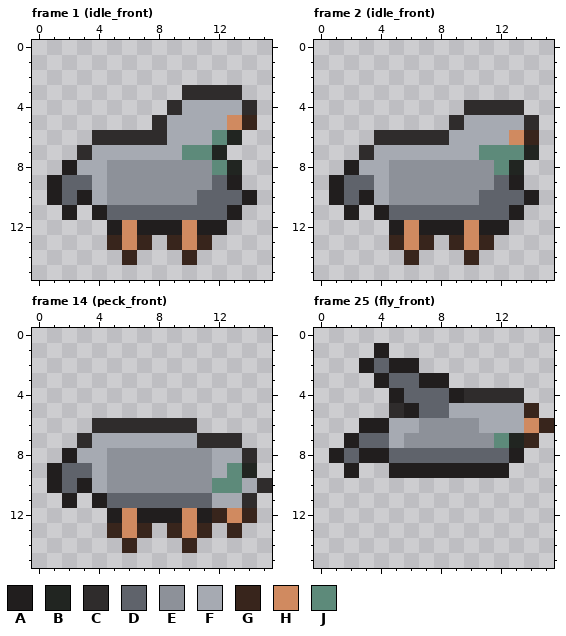
Two states of a pixel-art file, assets/sprites/aseprite/pigeon.aseprite. Above: the version before the commit.
16x16 pixels, 36 frames. Colours within 5 levels of each other are drawn and written as one. Shown: frame 1 (idle_front), frame 2 (idle_front), frame 14 (peck_front), frame 25 (fly_front). The commit also changed other frames, which this record leaves out.
Visible layers, top first: "Body", "Prop Back".
Palette (. is transparent): A #211e1e  B #212521  C #2f2c2c  D #5f636b  E #8d9199  F #a6aab2  G #38251c  H #d08a60  J #5d8a7a
Pixels before, frame 1 (idle_front), first column x 1:
 3 .........CCCC.
 4 ........CFFFFC
 5 .......CFFFFHG
 6 ...CCCCCFFFJB.
 7 ..CFFFFFFJJB..
 8 .AFFEEEEEEEJB.
 9 ADDFEEEEEEEDA.
10 ADAFEEEEEEDDDA
11 .A.ADDDDDDDDA.
12 ....AHAAAHAA..
13 ....GHG.GHG...
14 .....G...G....
Pixels before, frame 2 (idle_front), first column x 1:
 4 .........CCCC.
 5 ........CFFFFC
 6 ...CCCCCFFFFHG
 7 ..CFFFFFFFJJJB
 8 .AFFEEEEEEEJB.
 9 ADDFEEEEEEEDA.
10 ADAFEEEEEEDDDA
11 .A.ADDDDDDDDA.
12 ....AHAAAHAA..
13 ....GHG.GHG...
14 .....G...G....
Pixels before, frame 14 (peck_front), first column x 1:
 6 ...CCCCCCC.....
 7 ..CFFFFFFFCCC..
 8 .AFFEEEEEEEFFC.
 9 ADDFEEEEEEEFJB.
10 ADAFEEEEEEEJJFC
11 .A.ADDDDDDDFFC.
12 ....AHAAAHAGHG.
13 ....GHG.GHG.G..
14 .....G...G.....
Pixels before, frame 25 (fly_front), first column x 1:
 1 ...A...........
 2 ..ADAA.........
 3 ...ADDAA.......
 4 ....ADDDACCCC..
 5 ....CADDFFFFFG.
 6 ..AAFFEEEEFFFHG
 7 .ADDFEEEEEEJBG.
 8 ADAADDDDDDDDA..
 9 .A..AAAAAAAA...
The result:
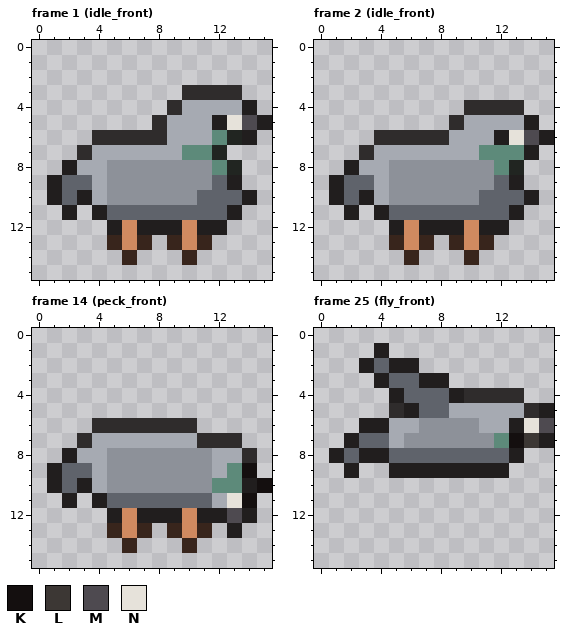
Colours new in this view: K #140f0f  L #3c3734  M #4e4a50  N #e6e2da
The edit:
Frame 1 (idle_front), layer "Body":
Colour A is added in row 5 at x 15; in row 6 at x 14.
Colour A replaces colour C in row 4 at x 14.
Colour A replaces colour F in row 5 at x 12.
Colour M replaces colour G in row 5 at x 14.
Colour N replaces colour H in row 5 at x 13.
Frame 2 (idle_front), layer "Body":
Colour A is added in row 6 at x 15.
Colour A replaces colour B in row 7 at x 14.
Colour A replaces colour C in row 5 at x 14.
Colour A replaces colour F in row 6 at x 12.
Colour M replaces colour G in row 6 at x 14.
Colour N replaces colour H in row 6 at x 13.
Frame 14 (peck_front), layer "Body":
Colour A replaces colour F in row 10 at x 14.
Colour A replaces colour G in row 12 at x 12 and 14; in row 13 at x 13.
Colour K replaces colour B in row 9 at x 14.
Colour K replaces colour C in row 10 at x 15; in row 11 at x 14.
Colour M replaces colour H in row 12 at x 13.
Colour N replaces colour F in row 11 at x 13.
Frame 25 (fly_front), layer "Body":
Colour A is added in row 5 at x 15; in row 7 at x 15.
Colour A replaces colour F in row 6 at x 13.
Colour C replaces colour G in row 5 at x 14.
Colour K replaces colour B in row 7 at x 13.
Colour L replaces colour G in row 7 at x 14.
Colour M replaces colour G in row 6 at x 15.
Colour N replaces colour H in row 6 at x 14.
Pixel boxes of the changes (left, top, right, bottom) in both pictures:
changed: (212, 100, 272, 145)
changed: (494, 115, 554, 160)
changed: (212, 463, 272, 538)
changed: (509, 403, 554, 448)
